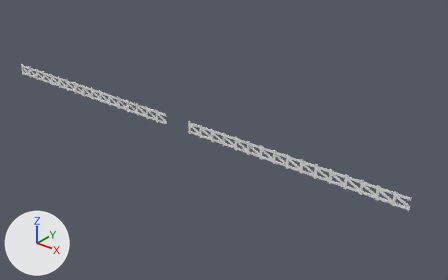
One commit to the FBX model Assets/Art/Props/SM_Wood_Fence.fbx: the scene before it, then after it.
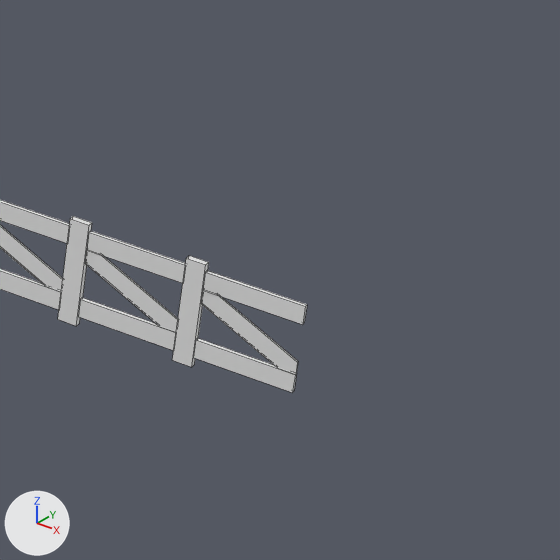
There are two pictures of each version: one whole from a 50 mm lens placed at (24.6, -21.9, 16.4), pointed at (2.7, 5.5, -0.5), one close up on the part from 82% to 100% of the width and 55% to 84% of the height. Arrows for +X, +Y and +Z are at lower left; the lights stay in place. The close-ups show mesh edges as thin lines. Materials are left out; every surface is plain grey. Where no turn or scale is listed for an object, it has been applied to the vertices.

The first close-up shows 'Fence'.
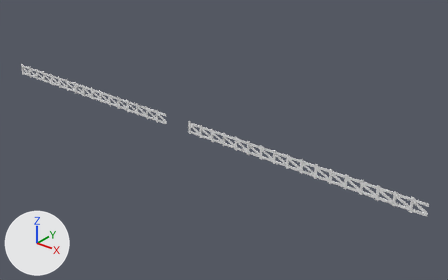
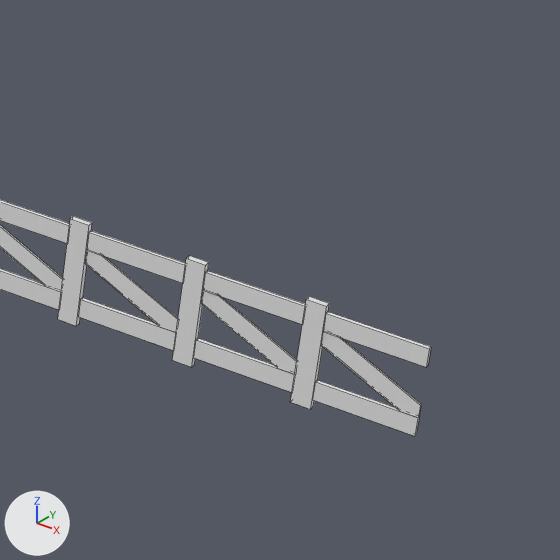
Where the newer file only moved an object's origin or applied its transform, the numbers keep the older frame.

The change, as a diff of the scene's bpy script:
```diff
--- a/Assets/Art/Props/SM_Wood_Fence.fbx.py
+++ b/Assets/Art/Props/SM_Wood_Fence.fbx.py
@@ me_béziercurve_004 @@
 # used by ob_fence; location = (0.0, 4.0, 0.0)
-me_béziercurve_004.from_pydata(...)  # 1188 vertices, 858 faces; spans x -16.1..15.5, y 0.0, z 0.0..0.8
+me_béziercurve_004.from_pydata(...)  # 1224 vertices, 884 faces; spans x -16.1..16.4, y 0.0, z 0.0..0.8
+# me_béziercurve_004 part 1: a new loose piece, a box spanning x 15.525..15.675, y -0.025..0.025, z 0.0..0.85
+# me_béziercurve_004 part 2: a new loose piece, a box spanning x 15.675..16.425, y -0.015..0.015, z 0.637..0.787
+# me_béziercurve_004 part 3: a new loose piece, a box spanning x 15.675..16.425, y -0.015..0.015, z 0.075..0.225
+# me_béziercurve_004 part 4: the loose piece of 12 vertices spanning x 14.8..15.5, y 0.0, z 0.2..0.6 is copied, and the copy is moved by (0.9, 0.0, 0.0); it spans x 15.7..16.4, y 0.0, z 0.2..0.6
```

What differs and where, as boxes [x1, y1, x2, y2] in the close-ups (560 x 560 px):
'Fence', reshaped
    before: [0, 200, 307, 392]
    after: [0, 200, 431, 436]
part 1 of me_béziercurve_004, added
    after: [291, 296, 329, 409]
part 2 of me_béziercurve_004, added
    after: [323, 312, 431, 367]
part 3 of me_béziercurve_004, added
    after: [313, 380, 419, 436]
part 4 of me_béziercurve_004, added
    after: [321, 332, 421, 417]
